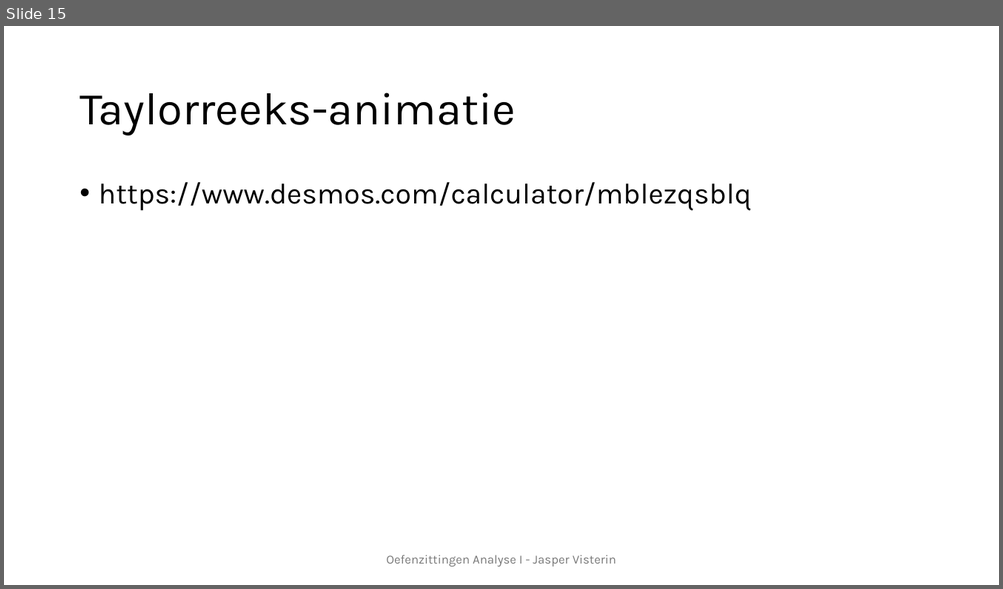
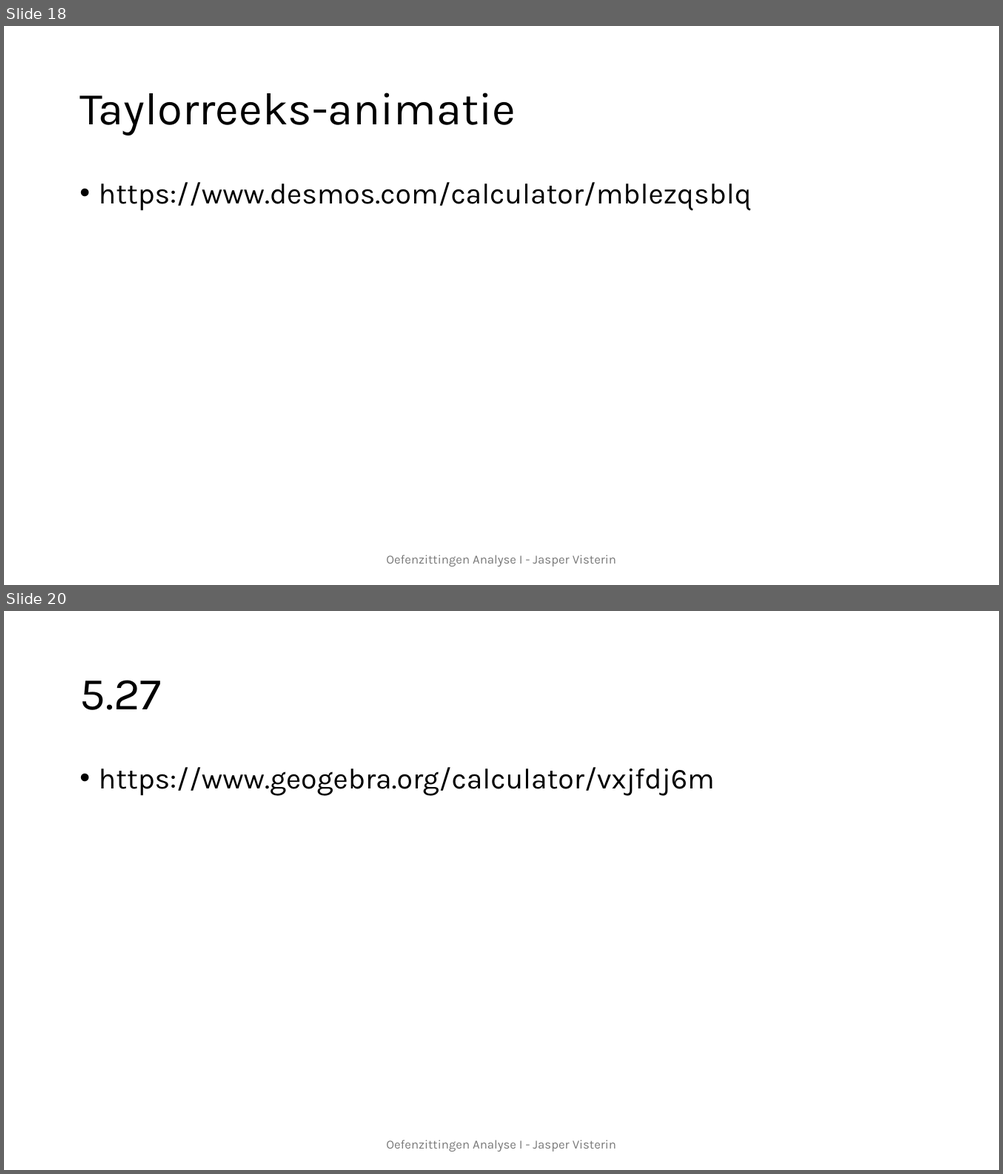
Before and after one commit to JasperVisterin/JasperVisterin.github.io, a slide deck: files/Oefenzitting 4.pptx. Shown one above the other, each under a label of ours: slide 15 before the commit, slides 18 and 20 after it; the slides between them are not shown. The pictures are 1003x589 and 1003x1174 pixels, drawn with LibreOffice and Linux fonts; fonts in the diff are those of the drawing. Boxes give left, top, right and bottom in pixels: in the first picture for what was removed or moved away, otherwise in the second. Text is boxed around its words. In the diff, an @@ line names an element or a change of style, - is before the commit and + after.

Commit message:
Oefenzitting 4

```diff
--- a/files/Oefenzitting 4.pptx
+++ b/files/Oefenzitting 4.pptx
@@ slide 20 added at bbox=[4, 611, 999, 1170], background #FFFFFF @@
@@ title added at bbox=[79, 680, 161, 710], 44 pt, text #000000 @@
+5.27
@@ text added at bbox=[99, 767, 714, 796], 28 pt, text #000000 @@
+• https://www.geogebra.org/calculator/vxjfdj6m
@@ text added at bbox=[386, 1140, 616, 1152], 12 pt, text #797979 @@
+Oefenzittingen Analyse I - Jasper Visterin
@@ what was slide 15 is now slide 18 @@
```
Also in this commit, not shown: 3 slides changed, 2 other slides added, 1 other file.
